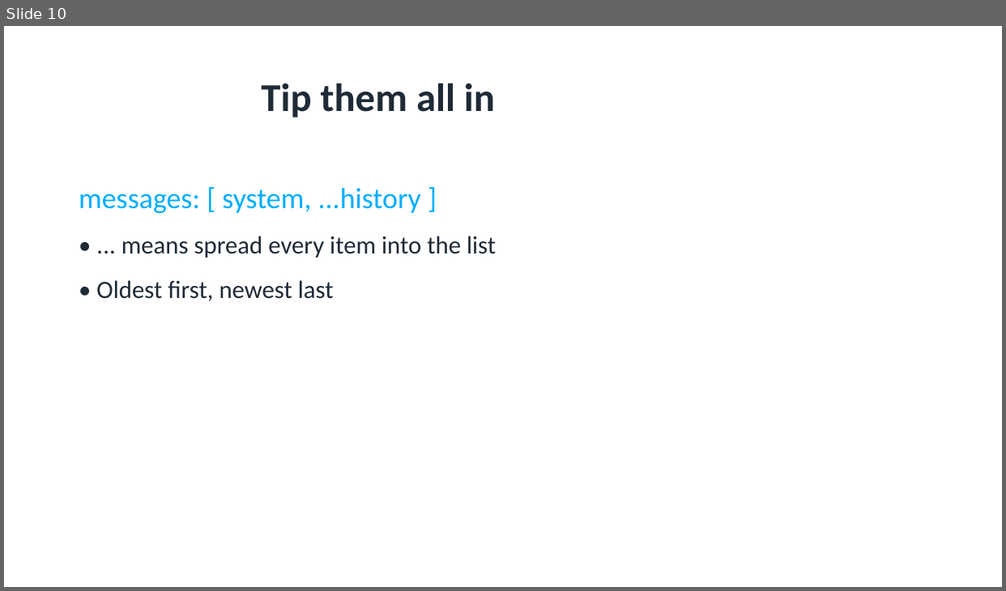
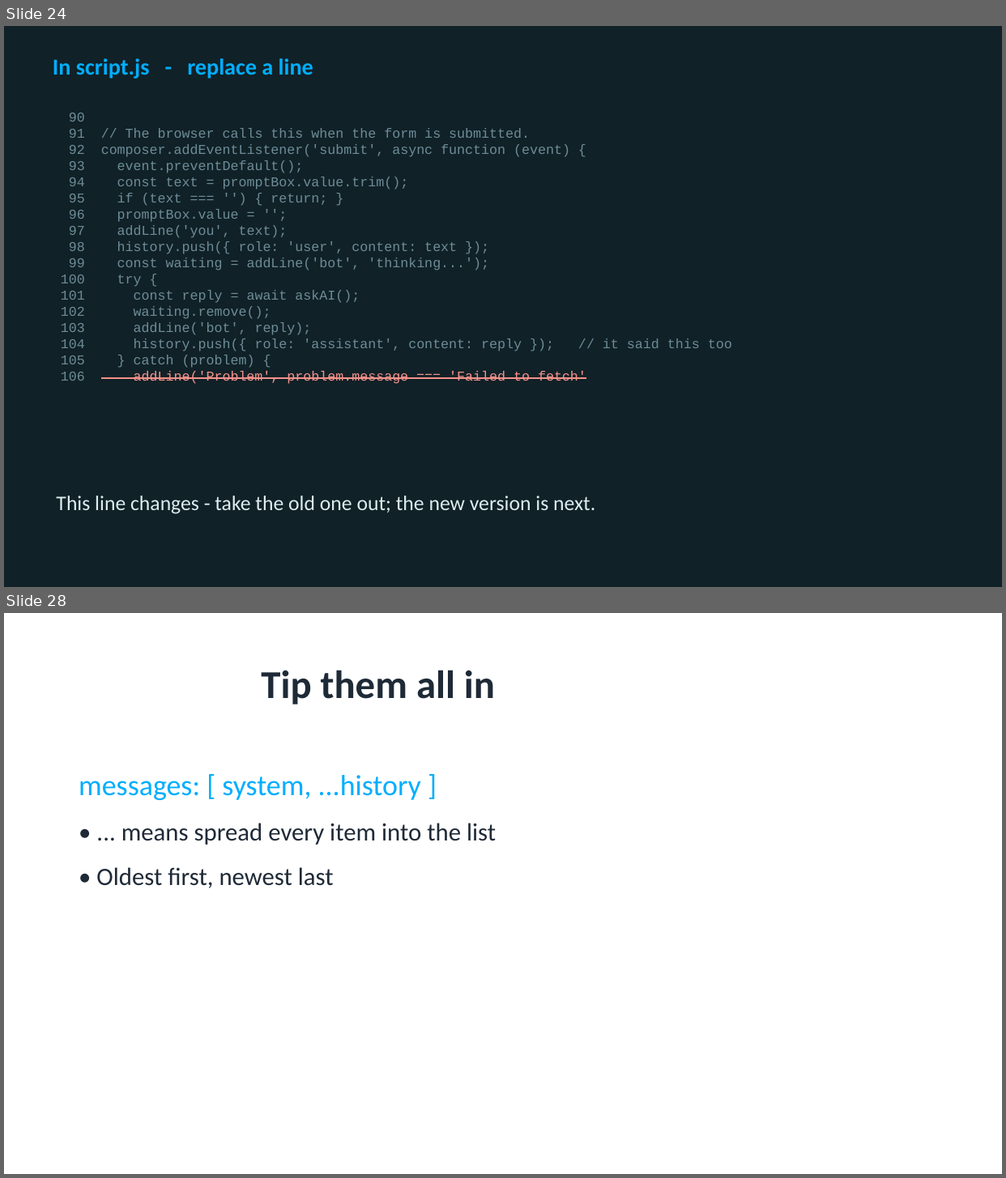
Before and after one commit to utgapps/utgapps.github.io, a slide deck: ai101/slides/week-07.pptx. Shown one above the other, each under a label of ours: slide 10 before the commit, slides 24 and 28 after it; the slides between them are not shown. The pictures are 1006x591 and 1006x1178 pixels, drawn with LibreOffice and Linux fonts; fonts in the diff are those of the drawing. Boxes give left, top, right and bottom in pixels: in the first picture for what was removed or moved away, otherwise in the second. Text is boxed around its words. In the diff, an @@ line names an element or a change of style, - is before the commit and + after.

```diff
--- a/ai101/slides/week-07.pptx
+++ b/ai101/slides/week-07.pptx
@@ slide 24 added at (4,26,1002,587), background #102127 @@
@@ text added at (53,58,313,79), 22 pt, text #01AEFD, bold @@
+In script.js - replace a line
@@ text added at (69,113,732,384), 13 pt, text #6D8C97 @@
+90
+91 // The browser calls this when the form is submitted.
+92 composer.addEventListener('submit', async function (event) {
+93 event.preventDefault();
+94 const text = promptBox.value.trim();
+95 if (text === '') { return; }
+96 promptBox.value = '';
+97 addLine('you', text);
+98 history.push({ role: 'user', content: text });
+99 const waiting = addLine('bot', 'thinking...');
+100 try {
+101 const reply = await askAI();
+102 waiting.remove();
+103 addLine('bot', reply);
+104 history.push({ role: 'assistant', content: reply }); // it said this too
+105 } catch (problem) {
+106 addLine('Problem', problem.message === 'Failed to fetch'
@@ text added at (56,496,595,514), 20 pt, text #DCECEF @@
+This line changes - take the old one out; the new version is next.
@@ what was slide 10 is now slide 28 @@
```
Also in this commit, not shown: 8 slides changed, 69 other slides added, 3 slides removed, 19 other files.
